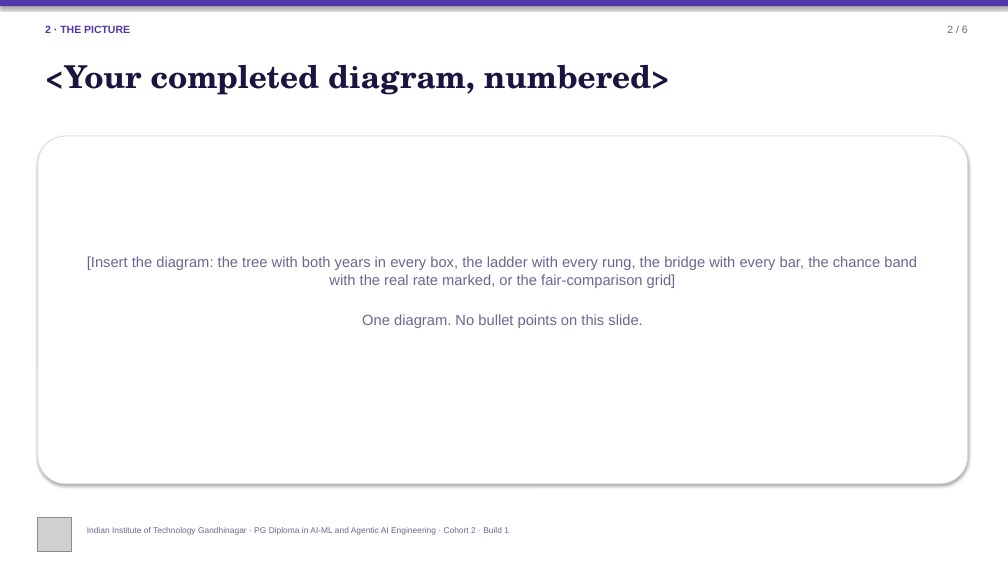
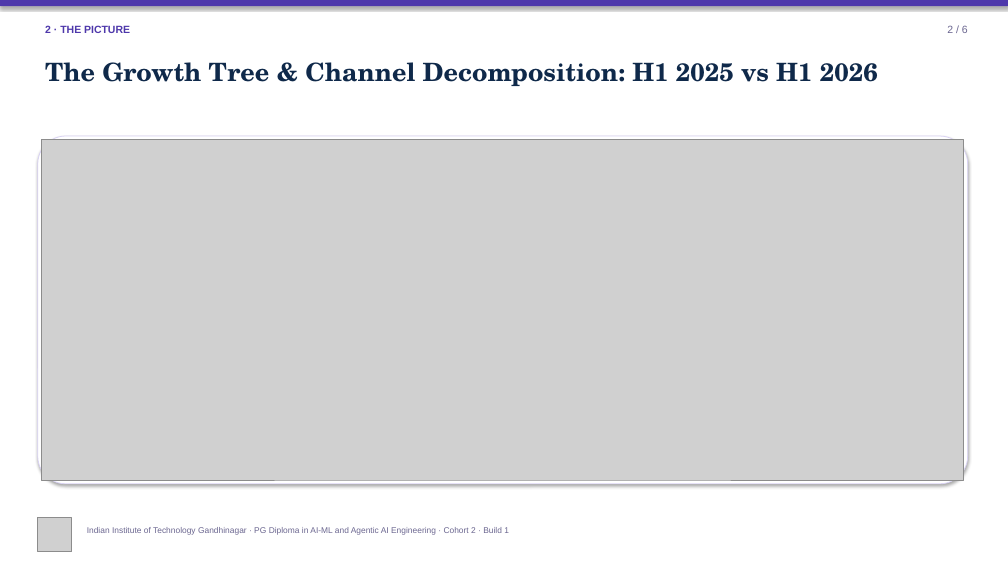
Before and after one commit to harshalpatil-IITGN/c2-build1-brief-a-group-2, a slide deck: slide 3 of slides/Build1_Slide_Template.pptx. Drawn at 1008x567 pixels with LibreOffice and Linux fonts; fonts in the diff are those of the drawing; grey boxes stand for pictures. Boxes give left, top, right and bottom in pixels: in the first picture for what was removed or moved away, otherwise in the second. Text is boxed around its words. In the diff, an @@ line names an element or a change of style, - is before the commit and + after.

Commit message:
feat(brief_a): integrate Kshitij's analysis, notebooks, and draft Brief A presentation with growth tree and executive charts

```diff
--- a/slides/Build1_Slide_Template.pptx
+++ b/slides/Build1_Slide_Template.pptx
@@ text at [45, 62, 878, 86]: text changed; size 30 to 24 pt; text colour #1A1440 to #0F294A @@
-<Your completed diagram, numbered>
+The Growth Tree & Channel Decomposition: H1 2025 vs H1 2026
@@ picture added at [42, 140, 964, 480] @@
@@ text removed at [87, 256, 917, 328] @@
-[Insert the diagram: the tree with both years in every box, the ladder with every rung, the bridge with every bar, the chance band with the real rate marked, or the fair-comparison grid]
-One diagram. No bullet points on this slide.
```
Also in this commit, not shown: 9 other slides changed, 27 other files.
